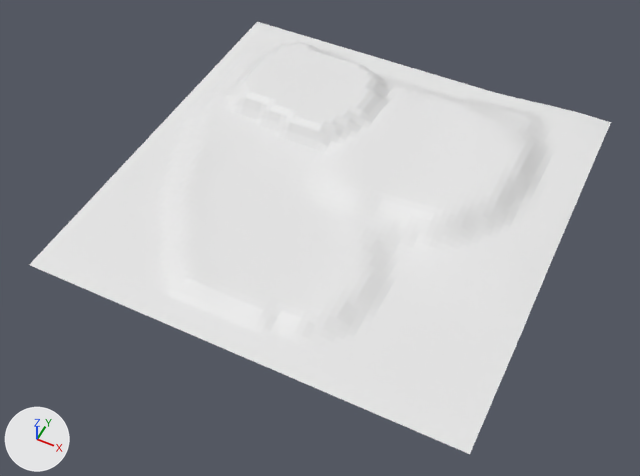
The glTF model models/hub_terrain.glb, before and after one commit.
Both versions are drawn from a camera (50 mm lens) standing at (364.0, -791.0, 875.0) and looking at (1.0, -65.0, -33.0). Every picture has the same lights, and +X, +Y and +Z are marked at lower left. Vertices at the same position are counted once.
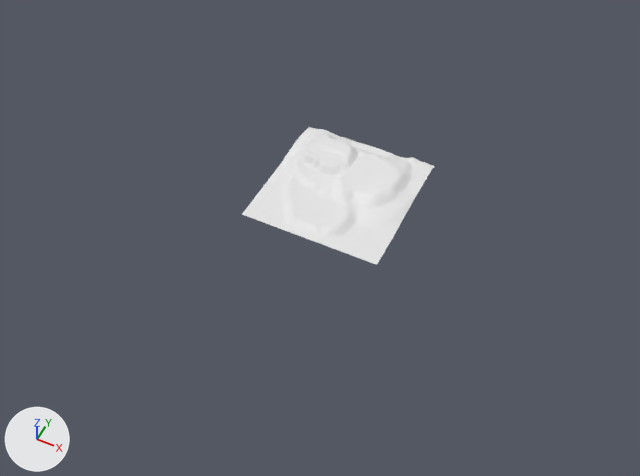
Location of each change, (x1, y1, x2, y2) in pixels of the pictures (640 x 476 px; the box of a moved part takes in the faces that stretch with it):
'Cube', reshaped, rescaled (67% narrower, 68% shorter): before (29, 22, 611, 454); after (242, 127, 435, 265)
part 1 of me_cube_001, moved or reshaped: before (176, 22, 611, 320); after (282, 127, 435, 230)

What changed in the scene script:
```text
Change me_cube_001:
    used by ob_cube; location = (0.0, 0.0, 0.0); scale = (300.0, 300.0, 1.0)
    remove me_cube_001.from_pydata(...)  # 4230 vertices, 8202 faces; spans x -1.0..1.0, y -1.0..1.0, z 0.0..37.6
    add me_cube_001.from_pydata(...)  # 4230 vertices, 8202 faces; spans x -1.0..1.0, y -1.0..1.0, z 0.0..42.4
    me_cube_001 part 1: 1903 of 4230 vertices moved; they spanned x -1.0..1.0, y -0.4..1.0, z 0.0..37.4 and now span x -1.0..1.0, y -0.4..1.0, z 0.2..42.4; mean shift (0.0, 0.0, 3.9); largest move (-0.7, 0.7, 18.3) -> (-0.7, 0.7, 28.9)
Change ob_cube:
    ob_cube.scale: (300.0, 300.0, 1.0) -> (100.0, 100.0, 0.45)
```
